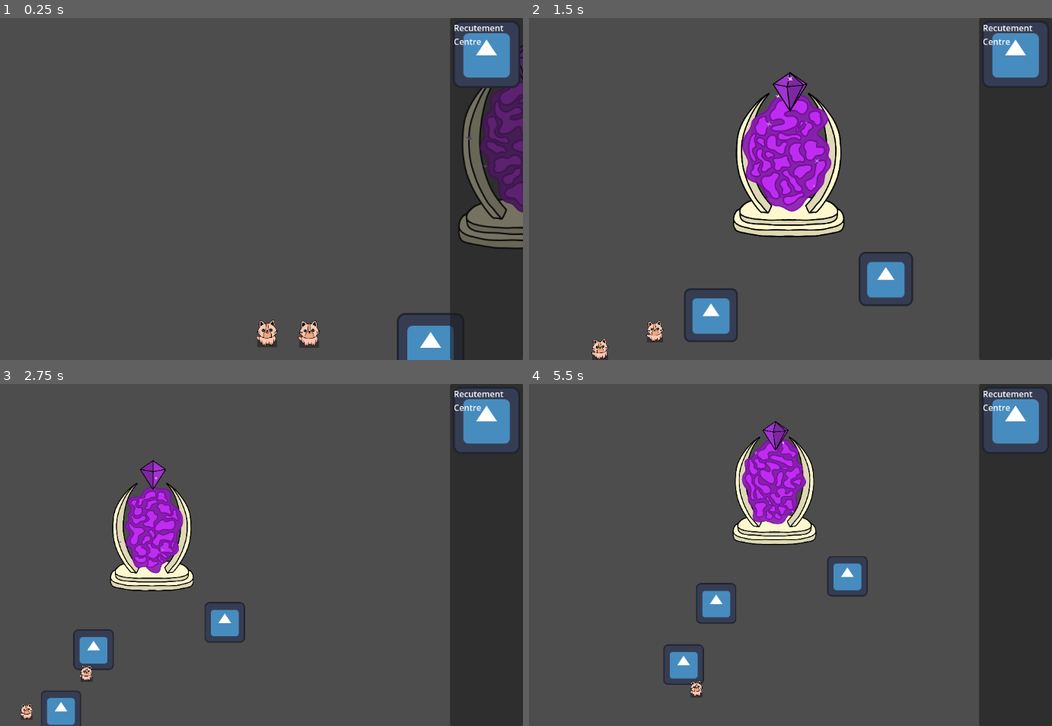
Above: before the commit, frames 1-4 (two rows, left to right).
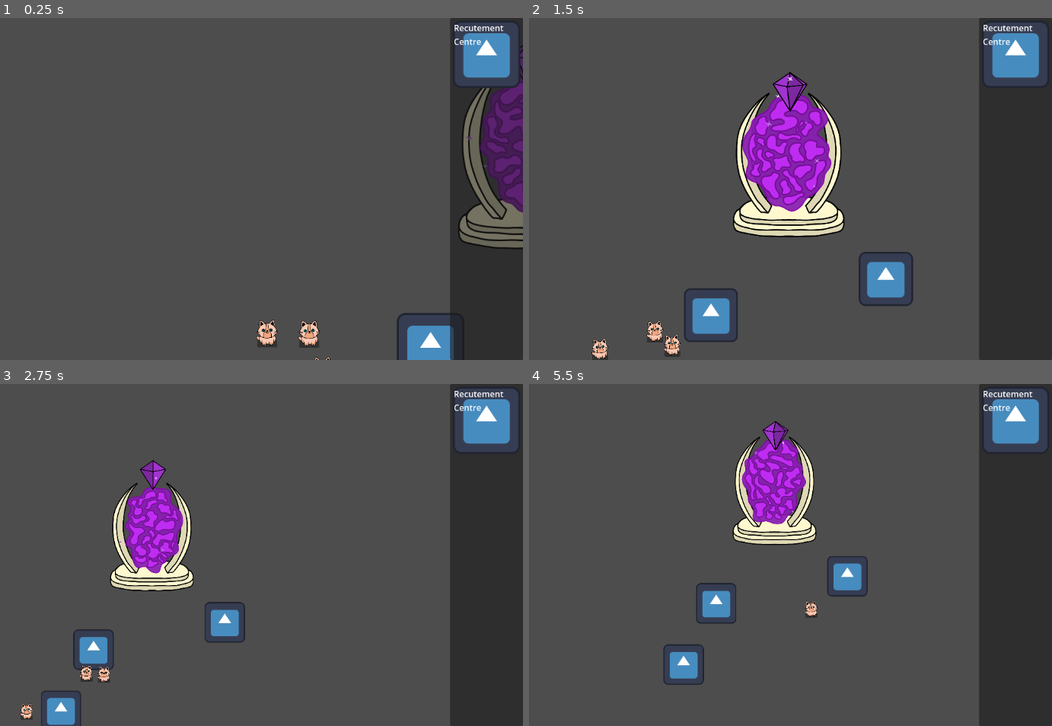
Above: after the commit, the same moments.

Repository: CiaranWoodward/LD55
Game: Godot game, scene res://Map/GameMap.tscn
The game is run twice, just before and just after one commit, with the same random seed, the same clock (stepped at 60 frames per second) and the same inputs. The engine's default icon, where the game draws it, is replaced by a stand-in: a white triangle on a blue panel in a dark square.
Inputs (mouse positions are in pixels of both pictures, inside the frame that each line leads up to):
- Up to frame 1 (0.25 s): no input
- Up to frame 2 (1.5 s): move the mouse to (879, 171) at 0.52 s; hold Right (ui_right) 0.53-1.25 s; hold Mouse wheel down (zoom_in) 0.53-1.25 s; click (879, 171) at 0.67 s; drag from (628, 206) to (738, 315) at 1.27 s
- Up to frame 3 (2.75 s): move the mouse to (277, 479) at 2.02 s; hold Right (ui_right) from 2.03 s (still down); hold Mouse wheel down (zoom_in) from 2.03 s (still down); click (277, 479) at 2.17 s
- Up to frame 4 (5.5 s): release Right (ui_right) at 2.75 s; release Mouse wheel down (zoom_in) at 2.75 s; drag from (717, 623) to (680, 537) at 2.77 s; move the mouse to (931, 606) at 3.52 s; hold Left (ui_left) 3.53-4.25 s; hold Mouse wheel down (zoom_in) 3.53-4.25 s; click (931, 606) at 3.67 s; drag from (565, 503) to (827, 623) at 4.27 s; move the mouse to (780, 555) at 5.02 s; hold Down (ui_down) from 5.03 s (still down); hold Mouse wheel down (zoom_in) from 5.03 s (still down); click (780, 555) at 5.17 s

The runs differ from the first frame. In frame 1, less than 0.1% of the frame differs, in the area x 60-64%, y 99-100%; in frame 2, 0.2%; in frame 3, less than 0.1%; in frame 4, 0.2%, in the area x 30-56%, y 63-92%.

Commit message:
advanced navigation

Diff:
--- a/Buildings/Building.gd
+++ b/Buildings/Building.gd
@@ -1,5 +1,29 @@
 class_name Building
 extends Node2D
+
+var _inventory: Dictionary = Global.ResourceType.values().reduce(func(accum, type):
+	accum[type] = 0
+	return accum, {})
+
+var _queue: Dictionary = Global.ResourceType.values().reduce(func(accum, type):
+	accum[type] = 0
+	return accum, {})
+
+func get_inventory_count(type: Global.ResourceType) -> int:
+	return _inventory[type];
+
+func get_queue_count(type: Global.ResourceType) -> int:
+	return _queue[type];
+
+func change_queue_count(type: Global.ResourceType, delta: int):
+	_queue[type] = _queue[type] + delta;
+
+func handle_character(character: BaseCharacter):
+	var resource = Global.ResourceType.values().filter(func(type): return character.has_resource(type)).front()
+	if (resource == character.get_type()): character.queue_free()
+
+func take_me(character: BaseCharacter):
+	pass
 
 # Called when the node enters the scene tree for the first time.
 func _ready():
@@ -9,11 +33,5 @@
 func _process(delta):
 	pass
 
-func do_you_want_me(character: BaseCharacter) -> bool:
-	return false
-
-func take_me(character: BaseCharacter, dropped=false) -> bool:
-	return false
-
 func distance_squared_to_me(character: BaseCharacter):
 	return character.global_position.distance_squared_to(global_position)
--- a/Buildings/Portal.gd
+++ b/Buildings/Portal.gd
@@ -9,10 +9,10 @@
 func _process(delta):
 	pass
 
-func do_you_want_me(character: BaseCharacter) -> bool:
-	return false
-
-func take_me(character: BaseCharacter, dropped=false) -> bool:
-	character.queue_free()
-	$Graphic/WibbleBase/WibbleBaseAction.play("Produce")
-	return true
+#func do_you_want_me(character: BaseCharacter) -> bool:
+	#return false
+#
+#func take_me(character: BaseCharacter, dropped=false) -> bool:
+	#character.queue_free()
+	#$Graphic/WibbleBase/WibbleBaseAction.play("Produce")
+	#return true
--- a/Buildings/ProductionBuilding.gd
+++ b/Buildings/ProductionBuilding.gd
@@ -45,21 +45,15 @@
 func can_build_here() -> bool:
 	return !$BuildPrevention.get_overlapping_areas().is_empty()
 
+func take_me(character: BaseCharacter):
+	if (character is Cat):
+		if (cat_count < cat_slots):
+			set_cat_count(cat_count + 1)
+			character.queue_free()
+
 # Called every frame. 'delta' is the elapsed time since the previous frame.
 func _process(delta):
 	super._process(delta)
 
 func do_build():
 	pass
-
-func do_you_want_me(character: BaseCharacter) -> bool:
-	if ((character is Cat) && cat_count < cat_slots):
-		return true
-	return false
-
-func take_me(character: BaseCharacter, dropped = false) -> bool:
-	if ((character is Cat) && cat_count < cat_slots):
-		character.queue_free()
-		set_cat_count(cat_count+1)
-		return true
-	return false
--- a/Buildings/RecutementCentre.gd
+++ b/Buildings/RecutementCentre.gd
@@ -3,6 +3,7 @@
 # Called when the node enters the scene tree for the first time.
 func _ready():
 	super._ready()
+	change_queue_count(Global.ResourceType.CAT, -1)
 
 # Called every frame. 'delta' is the elapsed time since the previous frame.
 func _process(delta):
--- a/Characters/BaseCharacter.gd
+++ b/Characters/BaseCharacter.gd
@@ -14,7 +14,11 @@
 var _last_valid_location : Vector2
 var _pick_up_tween: Tween
 var _pickup_offset: Vector2 = Vector2.ZERO
+var resource
 @onready var _stashed_collision_layer = collision_layer
+
+func has_resource(type: Global.ResourceType) -> bool:
+	return type == get_type()
 
 func _ready():
 	add_to_group("characters")
@@ -34,18 +38,30 @@
 	area.collision_mask = Global.PhysicsLayer.CHARACTER
 	add_child(area)
 
+func get_resource_to_queue() -> Global.ResourceType:
+	return get_type()
+
 func _find_new_target():
-	var potential_buildings = get_tree().get_nodes_in_group("buildings").filter(
-		func(building: Building): return building.do_you_want_me(self)
-		)
+	# find resources of this charecter
+	var resourceToQueue = get_resource_to_queue()
+
+	# for each resource find the closest building which requires it
+	var potential_buildings = []
+	for building: Building in get_tree().get_nodes_in_group("buildings"):
+		if (building.get_queue_count(resourceToQueue) < 0): potential_buildings.append(building)
 
 	var target_position: Vector2
 	if potential_buildings.is_empty():
+		# random walk
+		current_target = null
 		target_position = global_position + Vector2(100,0).rotated(2*PI*randf())
 	else:
+		# target building and add self to queue
 		potential_buildings.sort_custom(func(a: Building, b: Building): return a.distance_squared_to_me(self) < b.distance_squared_to_me(self))
 		current_target = potential_buildings.front()
 		target_position = current_target.global_position
+		current_target.change_queue_count(resourceToQueue, 1)
+		resource = resourceToQueue
 
 	nav.target_position = target_position
 	nav.target_desired_distance = 50
@@ -54,12 +70,11 @@
 	if _picked_up:
 		return
 	if nav.is_target_reached():
-		if is_instance_valid(current_target) && current_target.take_me(self):
+		if is_instance_valid(current_target):
+			current_target.handle_character(self)
 			current_target = null
 		else:
 			_find_new_target()
-	elif !nav.is_target_reachable():
-		_find_new_target()
 
 	var direction = Vector3();
 	direction = nav.get_next_path_position() - global_position
@@ -83,6 +98,9 @@
 	if _picked_up:
 		return false
 	_picked_up = true
+	if (is_instance_valid(current_target) && resource != null):
+		current_target.change_queue_count(resource, -1)
+	resource = null
 	current_target = null
 	_stashed_collision_layer = collision_layer
 	collision_layer = 0
@@ -126,3 +144,6 @@
 		var e = event as InputEventMouseButton
 		if e.is_pressed():
 			pick_up()
+
+func get_type():
+	pass
--- a/Characters/Cat.gd
+++ b/Characters/Cat.gd
@@ -1,5 +1,9 @@
 class_name Cat
 extends BaseCharacter
+
+var _inventory: Dictionary = Global.ResourceType.values().reduce(func(accum, type):
+	accum[type] = 0
+	return accum, {})
 
 # Called when the node enters the scene tree for the first time.
 func _ready():
@@ -8,3 +12,13 @@
 # Called every frame. 'delta' is the elapsed time since the previous frame.
 func _physics_process(delta):
 	super._physics_process(delta)
+
+func get_type():
+	return Global.ResourceType.CAT
+# use this to read inventory to give to building in find next target
+# Global.ResourceType.values().filter(func(type): return get_resource_count(type) > 0)
+
+func has_resource(type: Global.ResourceType) -> bool:
+	if (type == get_type()): return true
+	if (is_instance_valid(_inventory[type])): return _inventory[type]
+	return false
--- a/Global.gd
+++ b/Global.gd
@@ -15,6 +15,9 @@
 }
 
 enum ResourceType {
+	CAT,
+	GRANNY,
+	WITCH,
 	GOLD,
 	WHEAT,
 	FISH,
--- /dev/null
+++ b/Jobs/Job.gd
@@ -0,0 +1,16 @@
+class_name Job
+extends Node
+
+signal on_complete
+signal on_abort
+signal on_finished
+
+func complete():
+	on_complete.emit()
+	on_finished.emit()
+	queue_free()
+
+func abort():
+	on_abort.emit()
+	on_finished.emit()
+	queue_free()
